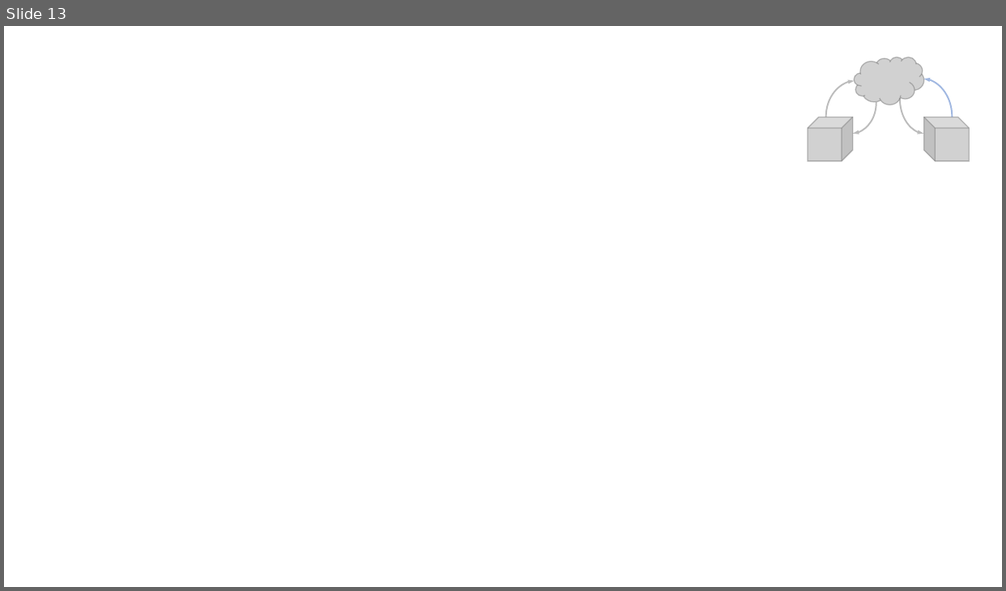
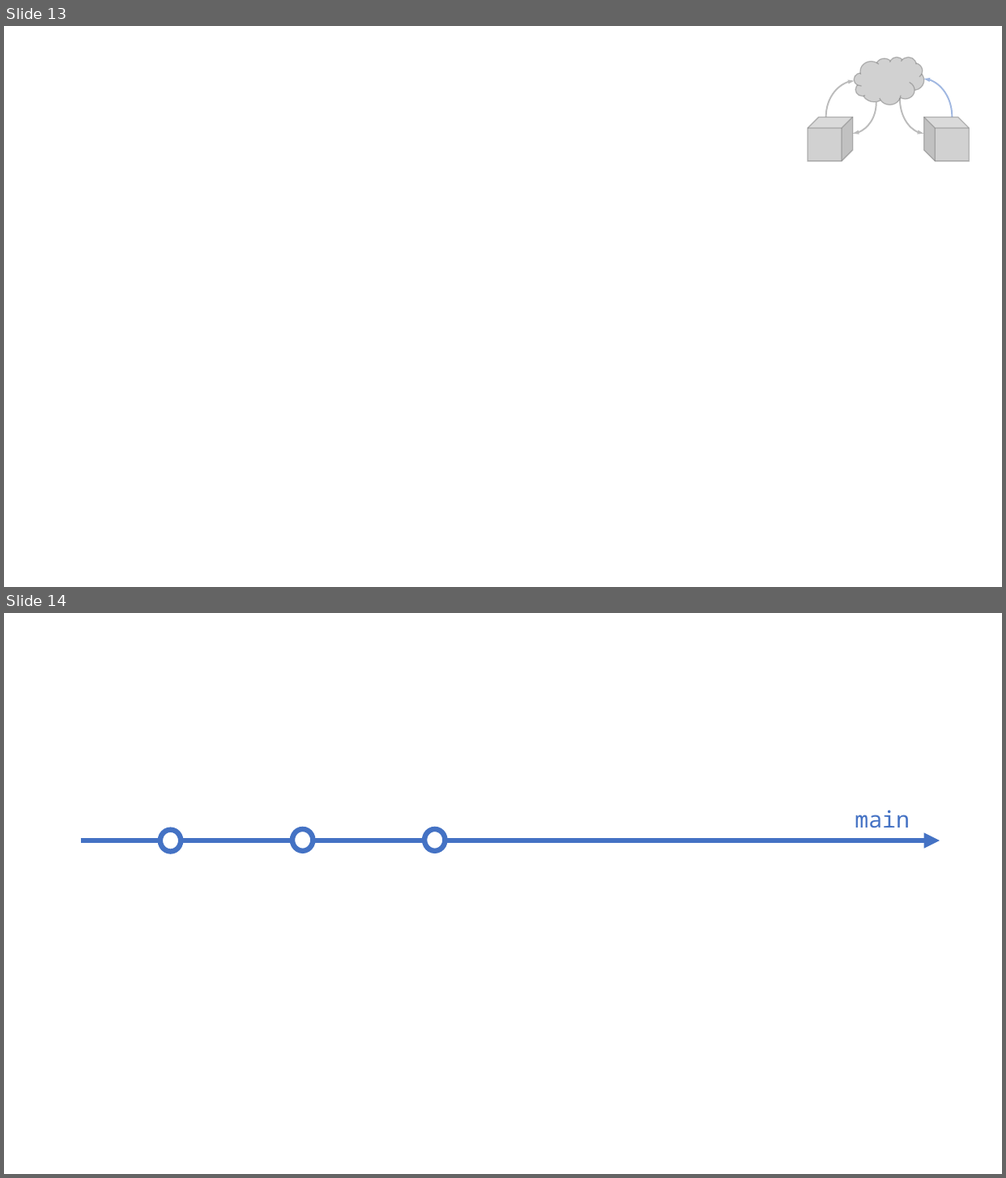
Before and after one commit to papsti/intro-to-github, a slide deck: figs/git-schema.pptx. Shown one above the other, each under a label of ours: slide 13 before the commit, slides 13 and 14 after it. The pictures are 1006x591 and 1006x1178 pixels, drawn with LibreOffice and Linux fonts; fonts in the diff are those of the drawing. Boxes give left, top, right and bottom in pixels: in the first picture for what was removed or moved away, otherwise in the second. Text is boxed around its words. In the diff, an @@ line names an element or a change of style, - is before the commit and + after.

```diff
--- a/figs/git-schema.pptx
+++ b/figs/git-schema.pptx
@@ slide 14 added at [4,613,1002,1174], background #FFFFFF @@
@@ ellipse added at [160,830,181,852], fill #FFFFFF, outline #4472C4 5 pt @@
@@ ellipse added at [292,829,313,851], fill #FFFFFF, outline #4472C4 5 pt @@
@@ ellipse added at [424,829,445,851], fill #FFFFFF, outline #4472C4 5 pt @@
@@ text added at [854,810,910,828], 22 pt, text #4472C4 @@
+main
@@ arrow added from (80, 841) to (940, 841), #4472C4 5 pt @@
```
Also in this commit, not shown: 8 other slides added, 20 other files.
